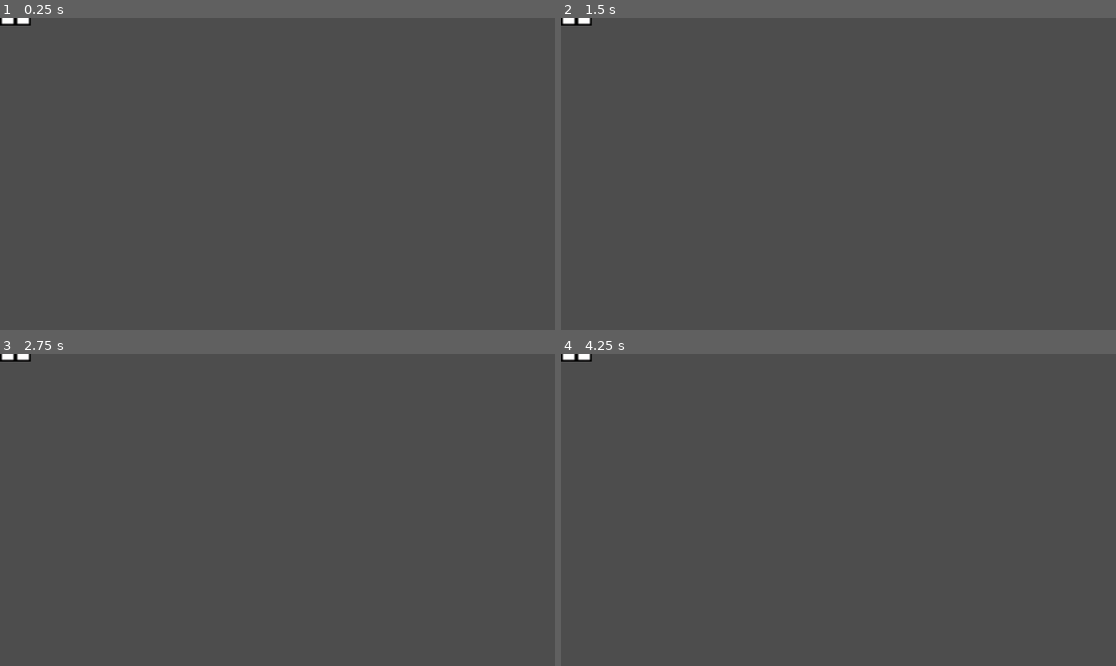
Above: before the commit, frames 1-4 (two rows, left to right).
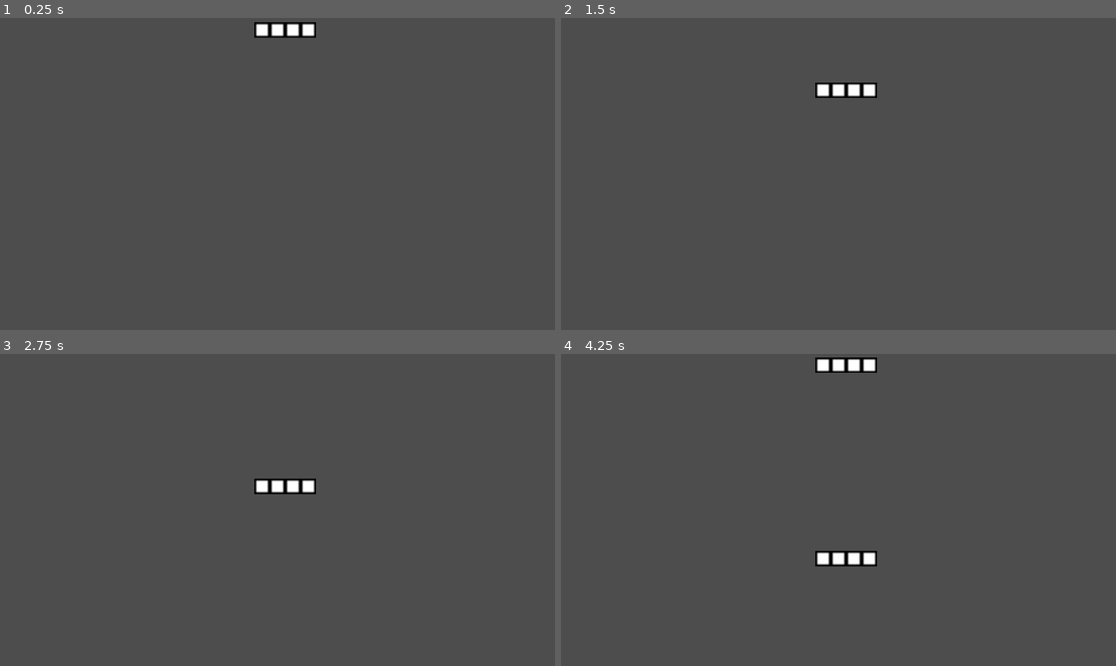
Above: after the commit, the same moments.

Repository: milksake/GDTetris
Game: Godot game, scene res://tetris/test.tscn
Two runs of this game, one before a commit and one after it. Both use one fixed random seed, a clock stepped at 60 frames per second and the inputs below. The project has no main scene, so this scene is started directly.
Inputs:
- Up to frame 1 (0.25 s): no input
- Up to frame 2 (1.5 s): no input
- Up to frame 3 (2.75 s): no input
- Up to frame 4 (4.25 s): no input

The runs differ from the first frame. In frame 1, 0.7% of the frame differs, in the area x 0-57%, y 0-7%; in frame 2, 0.7%; in frame 3, 0.6%; in frame 4, 1.2%, in the area x 0-57%, y 0-69%.

Commit message:
ahora si

Diff:
--- a/tetris/I-block.tscn
+++ b/tetris/I-block.tscn
@@ -1,35 +1,33 @@
 [gd_scene load_steps=4 format=3 uid="uid://bmeo8ry5tlbm7"]
 
-[ext_resource type="Script" path="res://bloque.gd" id="1_qjoy5"]
+[ext_resource type="Script" path="res://tetris/block.gd" id="1_ur27g"]
 [ext_resource type="Texture2D" uid="uid://xsnmfcxqdvxn" path="res://tetris/block.png" id="2_5difj"]
 
 [sub_resource type="RectangleShape2D" id="RectangleShape2D_o8j3c"]
 size = Vector2(128, 32)
 
-[node name="I-block" type="Area2D"]
-script = ExtResource("1_qjoy5")
+[node name="I-block" type="CharacterBody2D"]
+script = ExtResource("1_ur27g")
 
 [node name="Sprite2D" type="Sprite2D" parent="."]
-position = Vector2(-16, -9.53674e-07)
 scale = Vector2(4, 4)
 texture = ExtResource("2_5difj")
 
 [node name="Sprite2D2" type="Sprite2D" parent="."]
-position = Vector2(16, 0)
+position = Vector2(32, 0)
 scale = Vector2(4, 4)
 texture = ExtResource("2_5difj")
 
 [node name="Sprite2D3" type="Sprite2D" parent="."]
-position = Vector2(-48, 9.53674e-07)
+position = Vector2(-32, 0)
 scale = Vector2(4, 4)
 texture = ExtResource("2_5difj")
 
 [node name="Sprite2D4" type="Sprite2D" parent="."]
-position = Vector2(48, 0)
+position = Vector2(64, 0)
 scale = Vector2(4, 4)
 texture = ExtResource("2_5difj")
 
 [node name="CollisionShape2D" type="CollisionShape2D" parent="."]
+position = Vector2(16, 0)
 shape = SubResource("RectangleShape2D_o8j3c")
-
-[connection signal="area_entered" from="." to="." method="_on_area_entered"]
--- /dev/null
+++ b/tetris/J-block.tscn
@@ -0,0 +1,39 @@
+[gd_scene load_steps=5 format=3 uid="uid://cr6codu3tcmuc"]
+
+[ext_resource type="Script" path="res://tetris/block.gd" id="1_fit33"]
+[ext_resource type="Texture2D" uid="uid://xsnmfcxqdvxn" path="res://tetris/block.png" id="2_628m1"]
+
+[sub_resource type="RectangleShape2D" id="RectangleShape2D_o8j3c"]
+size = Vector2(96, 32)
+
+[sub_resource type="RectangleShape2D" id="RectangleShape2D_had7b"]
+size = Vector2(32, 32)
+
+[node name="I-block" type="CharacterBody2D"]
+script = ExtResource("1_fit33")
+
+[node name="Sprite2D" type="Sprite2D" parent="."]
+position = Vector2(-32, 0)
+scale = Vector2(4, 4)
+texture = ExtResource("2_628m1")
+
+[node name="Sprite2D2" type="Sprite2D" parent="."]
+scale = Vector2(4, 4)
+texture = ExtResource("2_628m1")
+
+[node name="Sprite2D3" type="Sprite2D" parent="."]
+position = Vector2(-32, -32)
+scale = Vector2(4, 4)
+texture = ExtResource("2_628m1")
+
+[node name="Sprite2D4" type="Sprite2D" parent="."]
+position = Vector2(32, 0)
+scale = Vector2(4, 4)
+texture = ExtResource("2_628m1")
+
+[node name="CollisionShape2D" type="CollisionShape2D" parent="."]
+shape = SubResource("RectangleShape2D_o8j3c")
+
+[node name="CollisionShape2D2" type="CollisionShape2D" parent="."]
+position = Vector2(-32, -32)
+shape = SubResource("RectangleShape2D_had7b")
--- /dev/null
+++ b/tetris/L-block.tscn
@@ -0,0 +1,39 @@
+[gd_scene load_steps=5 format=3 uid="uid://vplvb0elq73a"]
+
+[ext_resource type="Script" path="res://tetris/block.gd" id="1_35om1"]
+[ext_resource type="Texture2D" uid="uid://xsnmfcxqdvxn" path="res://tetris/block.png" id="2_5mvci"]
+
+[sub_resource type="RectangleShape2D" id="RectangleShape2D_o8j3c"]
+size = Vector2(96, 32)
+
+[sub_resource type="RectangleShape2D" id="RectangleShape2D_had7b"]
+size = Vector2(32, 32)
+
+[node name="I-block" type="CharacterBody2D"]
+script = ExtResource("1_35om1")
+
+[node name="Sprite2D" type="Sprite2D" parent="."]
+position = Vector2(-32, 0)
+scale = Vector2(4, 4)
+texture = ExtResource("2_5mvci")
+
+[node name="Sprite2D2" type="Sprite2D" parent="."]
+scale = Vector2(4, 4)
+texture = ExtResource("2_5mvci")
+
+[node name="Sprite2D3" type="Sprite2D" parent="."]
+position = Vector2(-32, 32)
+scale = Vector2(4, 4)
+texture = ExtResource("2_5mvci")
+
+[node name="Sprite2D4" type="Sprite2D" parent="."]
+position = Vector2(32, 0)
+scale = Vector2(4, 4)
+texture = ExtResource("2_5mvci")
+
+[node name="CollisionShape2D" type="CollisionShape2D" parent="."]
+shape = SubResource("RectangleShape2D_o8j3c")
+
+[node name="CollisionShape2D2" type="CollisionShape2D" parent="."]
+position = Vector2(-32, 32)
+shape = SubResource("RectangleShape2D_had7b")
--- /dev/null
+++ b/tetris/block.gd
@@ -0,0 +1,34 @@
+extends CharacterBody2D
+
+const VEL_Y := 100.0
+const MAX_VEL_Y := 500.0
+const BLOCK_SIZE := 32
+var active := true
+var screen_size: Vector2
+
+# Called when the node enters the scene tree for the first time.
+func _ready():
+	add_to_group("tetris")
+	screen_size = get_viewport_rect().size
+	position.x = screen_size.x / 2
+
+# Called every frame. 'delta' is the elapsed time since the previous frame.
+func _process(dt: float):
+	if active:
+		if Input.is_action_pressed("block_down"):
+			position.y += MAX_VEL_Y * dt
+		else:
+			position.y += VEL_Y * dt
+
+		if Input.is_action_just_pressed("block_move_left"):
+			position.x -= BLOCK_SIZE
+
+		if Input.is_action_just_pressed("block_move_right"):
+			position.x += BLOCK_SIZE
+
+		if Input.is_action_just_pressed("block_rotate"):
+			rotation += PI / 2.0
+
+		move_and_slide()
+		if is_on_floor():
+			active = false
--- a/tetris/test.gd
+++ b/tetris/test.gd
@@ -1,20 +1,23 @@
 extends Node2D
 
 @export var IBlock: PackedScene
+@export var JBlock: PackedScene
+@export var LBlock: PackedScene
+var BlockTypes: Array[PackedScene]
 var blocks := []
 
 # Called when the node enters the scene tree for the first time.
 func _ready():
+	BlockTypes = [IBlock, JBlock, LBlock]
 	$floor.add_to_group("tetris")
 	create_block()
 	$Timer.connect("timeout", create_block)
 	$Timer.start()
 
 func create_block():
-	var new_block := IBlock.instantiate()
+	var new_block: CharacterBody2D = BlockTypes[randi_range(0, len(BlockTypes)-1)].instantiate()
 	add_child(new_block)
 	blocks.append(new_block)
-	print("nuevo bloque")
 
 # Called every frame. 'delta' is the elapsed time since the previous frame.
 func _process(delta):
--- a/tetris/test.tscn
+++ b/tetris/test.tscn
@@ -1,7 +1,9 @@
-[gd_scene load_steps=4 format=3 uid="uid://bgpl7f3c3qw8y"]
+[gd_scene load_steps=6 format=3 uid="uid://bgpl7f3c3qw8y"]
 
 [ext_resource type="Script" path="res://tetris/test.gd" id="1_88gi0"]
 [ext_resource type="PackedScene" uid="uid://bmeo8ry5tlbm7" path="res://tetris/I-block.tscn" id="2_jd60k"]
+[ext_resource type="PackedScene" uid="uid://cr6codu3tcmuc" path="res://tetris/J-block.tscn" id="3_g5pfx"]
+[ext_resource type="PackedScene" uid="uid://vplvb0elq73a" path="res://tetris/L-block.tscn" id="4_ibuwb"]
 
 [sub_resource type="RectangleShape2D" id="RectangleShape2D_haxhd"]
 size = Vector2(1153, 42)
@@ -9,8 +11,10 @@
 [node name="Test" type="Node2D"]
 script = ExtResource("1_88gi0")
 IBlock = ExtResource("2_jd60k")
+JBlock = ExtResource("3_g5pfx")
+LBlock = ExtResource("4_ibuwb")
 
-[node name="floor" type="Area2D" parent="."]
+[node name="floor" type="StaticBody2D" parent="."]
 
 [node name="CollisionShape2D" type="CollisionShape2D" parent="floor"]
 position = Vector2(576, 672)
